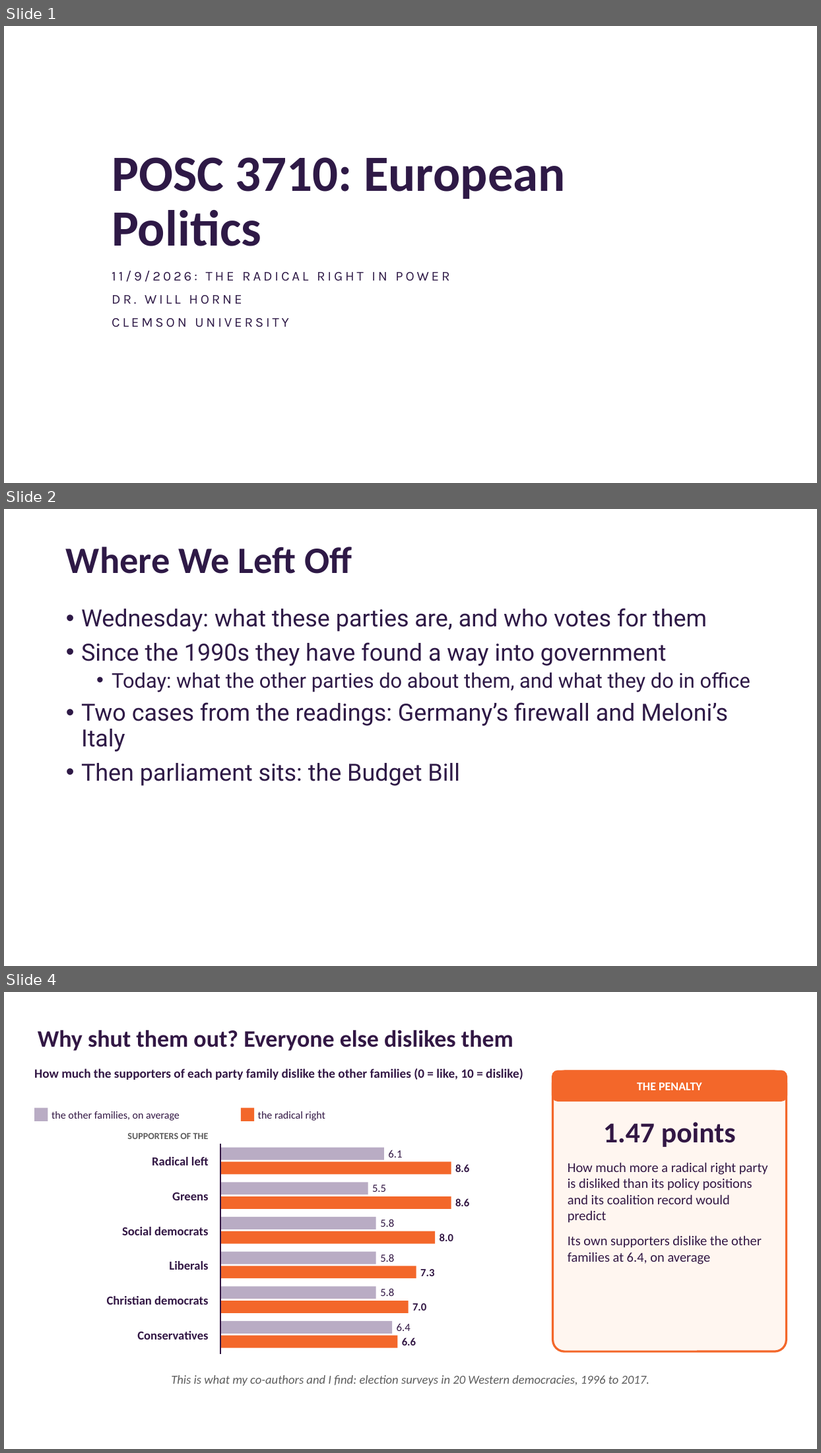
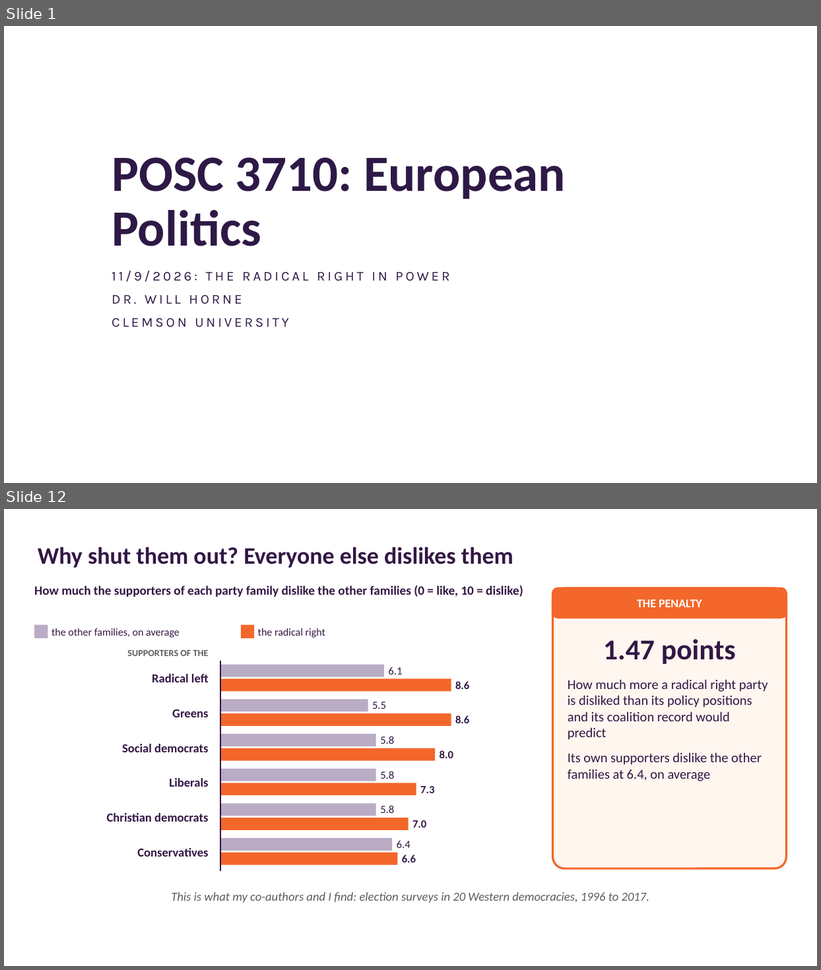
Before and after one commit to Will-Horne/will-horne.github.io, a slide deck: posc-3710/2026-11-09-the-radical-right-in-power.pptx. Shown one above the other, each under a label of ours: slides 1, 2 and 4 before the commit, slides 1 and 12 after it; the slides between them are not shown. The pictures are 821x1453 and 821x970 pixels, drawn with LibreOffice and Linux fonts; fonts in the diff are those of the drawing; background and template pictures are left out. Boxes give left, top, right and bottom in pixels: in the first picture for what was removed or moved away, otherwise in the second. Text is boxed around its words. In the diff, an @@ line names an element or a change of style, - is before the commit and + after.

```diff
--- a/posc-3710/2026-11-09-the-radical-right-in-power.pptx
+++ b/posc-3710/2026-11-09-the-radical-right-in-power.pptx
@@ slide 2 removed at (4, 509, 817, 966), background picture (left out) @@
@@ title removed at (66, 547, 352, 574) @@
-Where We Left Off
@@ text removed at (81, 608, 750, 786) @@
-• Wednesday: what these parties are, and who votes for them
-• Since the 1990s they have found a way into government
-  • Today: what the other parties do about them, and what they do in office
-• Two cases from the readings: Germany’s firewall and Meloni’s Italy
-• Then parliament sits: the Budget Bill
@@ what was slide 4 is now slide 12 @@
```
Also in this commit, not shown: 1 slide changed, 9 slides added, 1 other file.
